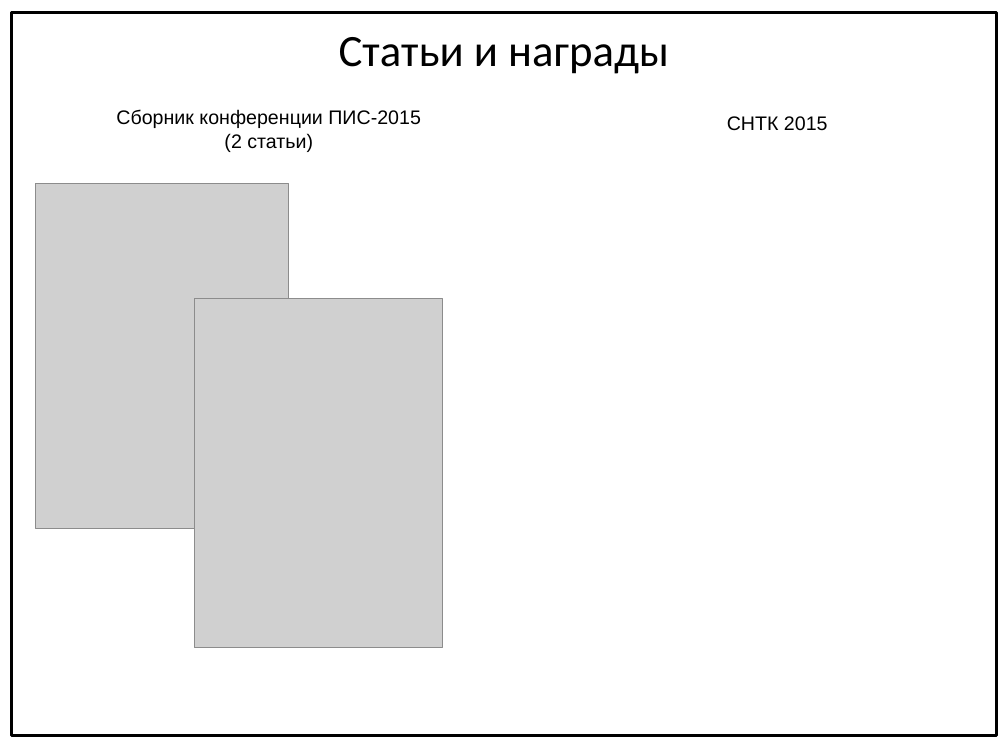
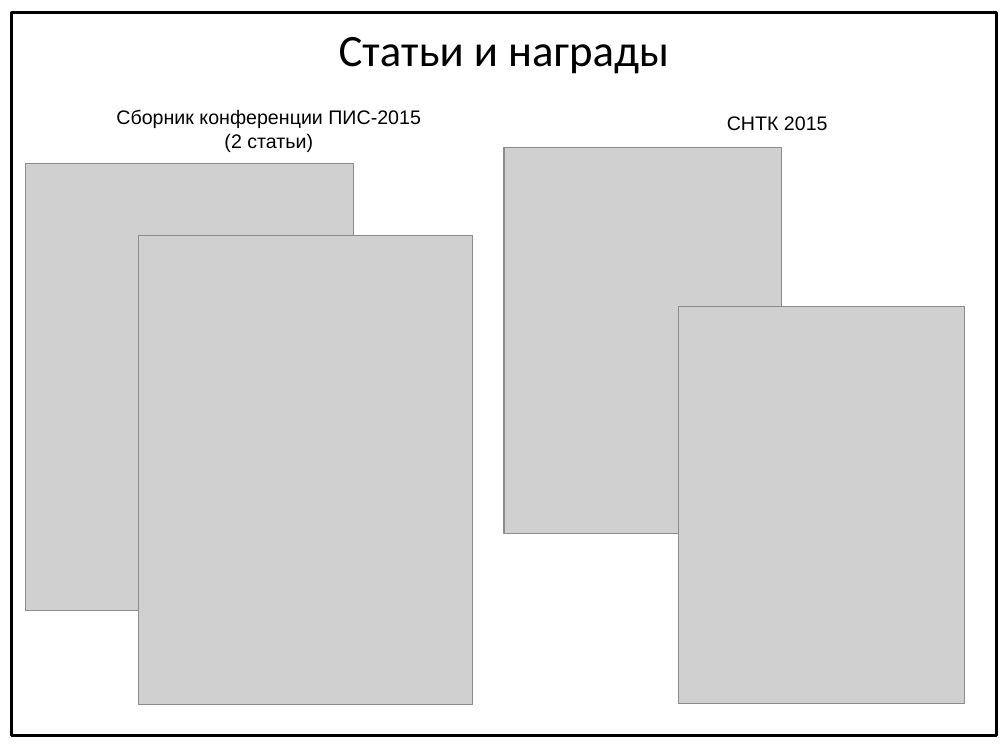
Before and after one commit to Alexeyyy/Diploma_doc, a slide deck: slide 11 of Презентация/Боевая/Раздатка.pptx (slide 9 before the commit). Drawn at 1008x756 pixels with LibreOffice and Linux fonts; fonts in the diff are those of the drawing; grey boxes stand for pictures. Boxes give left, top, right and bottom in pixels: in the first picture for what was removed or moved away, otherwise in the second. Text is boxed around its words. In the diff, an @@ line names an element or a change of style, - is before the commit and + after.

```diff
--- a/Презентация/Боевая/Раздатка.pptx
+++ b/Презентация/Боевая/Раздатка.pptx
@@ picture added at <box>504,148,782,533</box> @@
@@ picture: place and size @@
-picture at <box>35,183,288,529</box>
+picture at <box>25,163,353,610</box>
@@ picture: place and size @@
-picture at <box>195,298,443,647</box>
+picture at <box>139,235,473,705</box>
@@ picture added at <box>678,306,964,704</box> @@
```
Also in this commit, not shown: 1 other slide changed, 2 slides added, 5 other files.
